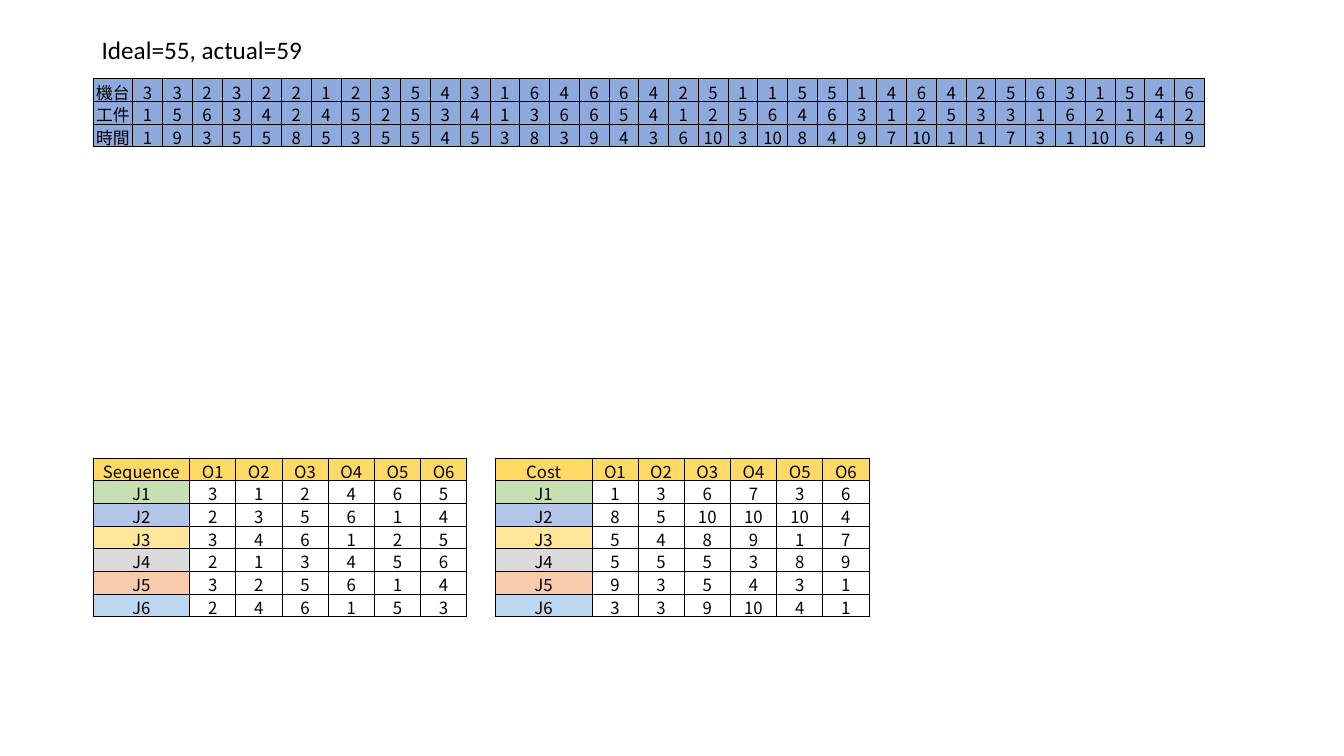
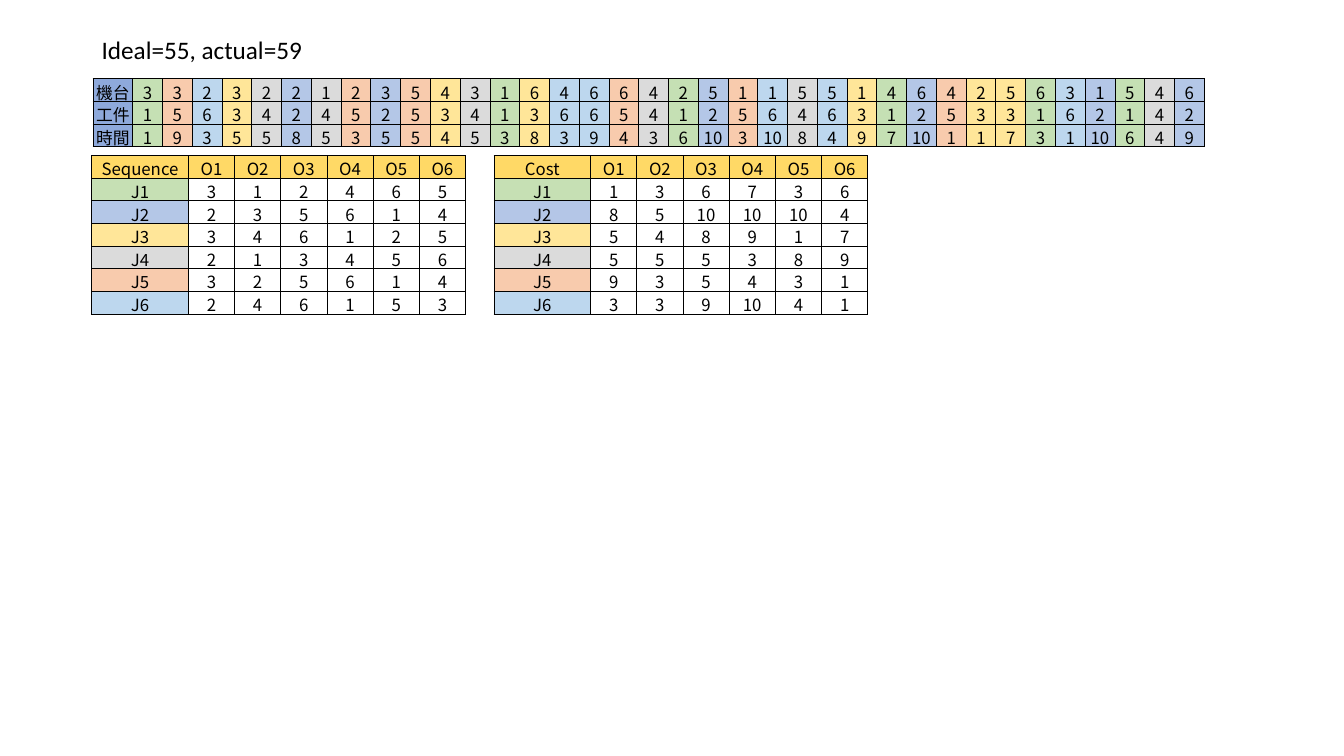
Before and after one commit to ZongSingHuang/Genetic-Algorithm-for-Job-Shop-Scheduling-and-NSGA-II, a slide deck: slide 2 of Animation.pptx. Drawn at 1344x756 pixels with LibreOffice and Linux fonts; fonts in the diff are those of the drawing. Boxes give left, top, right and bottom in pixels: in the first picture for what was removed or moved away, otherwise in the second. Text is boxed around its words. In the diff, an @@ line names an element or a change of style, - is before the commit and + after.

```diff
--- a/Animation.pptx
+++ b/Animation.pptx
@@ table at bbox=[93, 79, 1221, 153] @@
@@ fill #8EA9DB to #C5E0B4 in 18 cells @@
@@ fill #8EA9DB to #F8CBAD in 18 cells @@
@@ fill #8EA9DB to #BDD7EE in 18 cells @@
@@ fill #8EA9DB to #FFE699 in 18 cells @@
@@ fill #8EA9DB to #DBDBDB in 18 cells @@
@@ fill #8EA9DB to #B4C7E7 in 18 cells @@
@@ table: place and size @@
-table at bbox=[93, 458, 468, 623]
+table at bbox=[92, 155, 467, 320]
@@ table at bbox=[92, 155, 467, 320] @@
@@ fill #B4C6E7 to #B4C7E7 in row 3, column 1 @@
@@ table: place and size @@
-table at bbox=[495, 458, 870, 623]
+table at bbox=[494, 155, 869, 320]
```
Also in this commit, not shown: 2 other slides changed, 1 other file.
